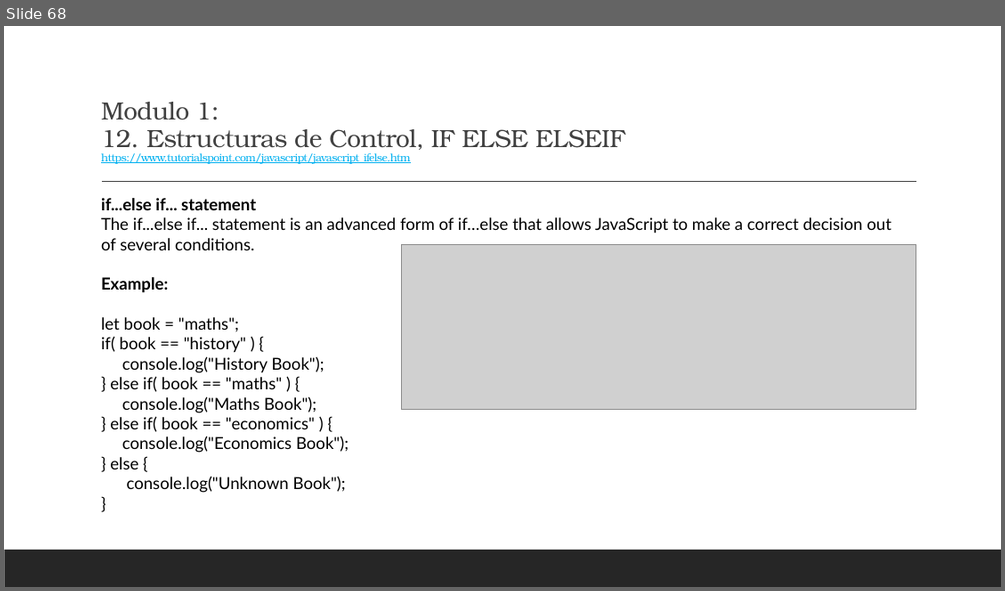
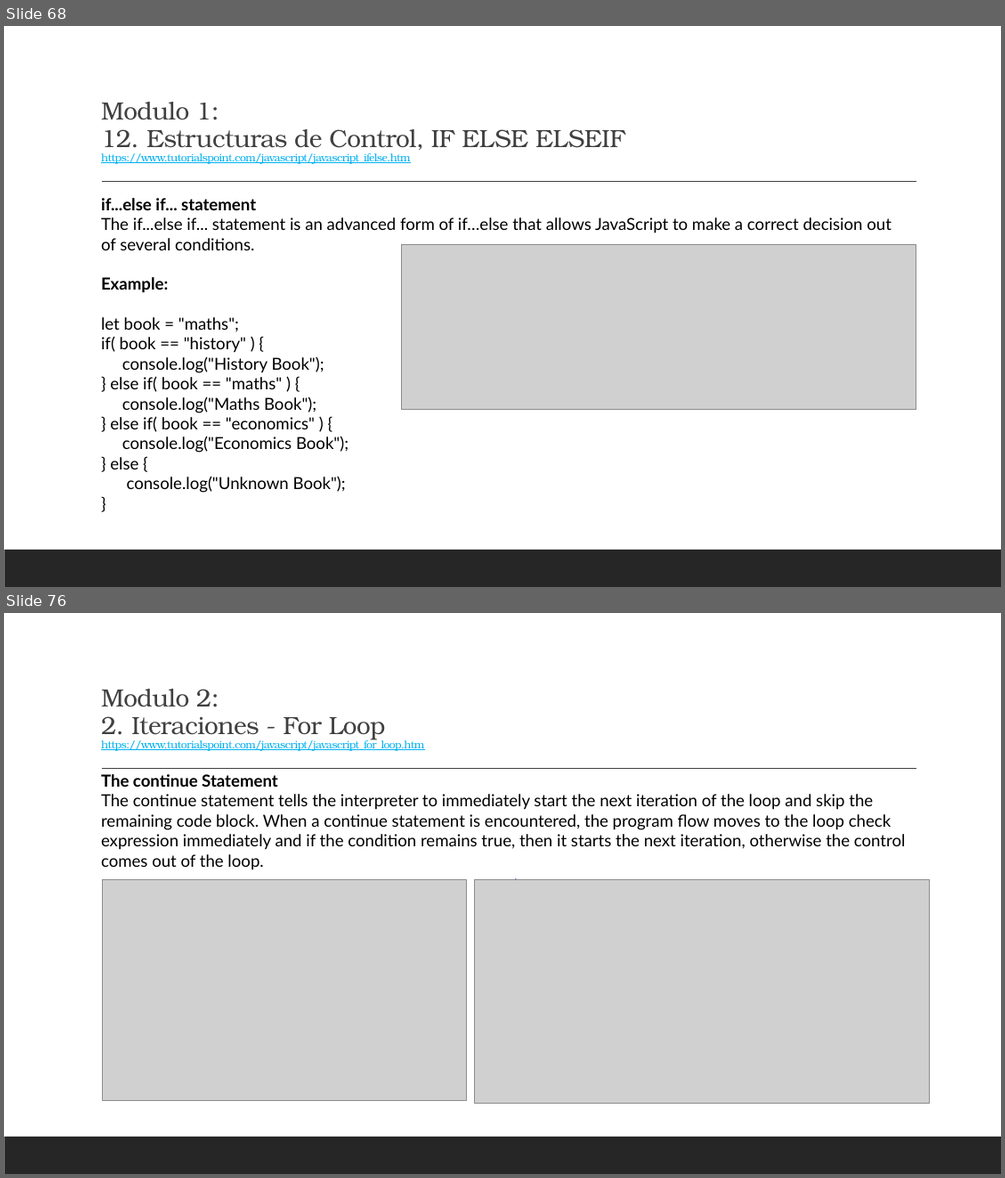
Before and after one commit to elinformatico/curso-javascript-basico, a slide deck: Javascript by Noe Hernandez.pptx. Shown one above the other, each under a label of ours: slide 68 before the commit, slides 68 and 76 after it; the slides between them are not shown. The pictures are 1005x591 and 1005x1178 pixels, drawn with LibreOffice and Linux fonts; fonts in the diff are those of the drawing; grey boxes stand for pictures. Boxes give left, top, right and bottom in pixels: in the first picture for what was removed or moved away, otherwise in the second. Text is boxed around its words. In the diff, an @@ line names an element or a change of style, - is before the commit and + after.

```diff
--- a/Javascript by Noe Hernandez.pptx
+++ b/Javascript by Noe Hernandez.pptx
@@ slide 76 added at <box>4,613,1001,1174</box>, background #FFFFFF; not listed: 2 template elements that a slide beside it also shows @@
@@ title added at <box>101,689,781,810</box>, 10.5 pt, text #00B0F0, underline @@
+Modulo 2:
+2. Iteraciones - For Loop
+https://www.tutorialspoint.com/javascript/javascript_for_loop.htm
@@ text added at <box>101,774,906,870</box>, 16 pt, text #000000 @@
+The continue Statement
+The continue statement tells the interpreter to immediately start the next iteration of the loop and skip the remaining code block. When a continue statement is encountered, the program flow moves to the loop check expression immediately and if the condition remains true, then it starts the next iteration, otherwise the control comes out of the loop.
@@ picture added at <box>102,879,466,1100</box> @@
@@ text added at <box>469,875,523,913</box>, 10 pt, text #0000FF @@
+Confidential
@@ picture added at <box>474,879,929,1103</box> @@
```
Also in this commit, not shown: 9 slides changed, 9 other slides added, 2 other files.
